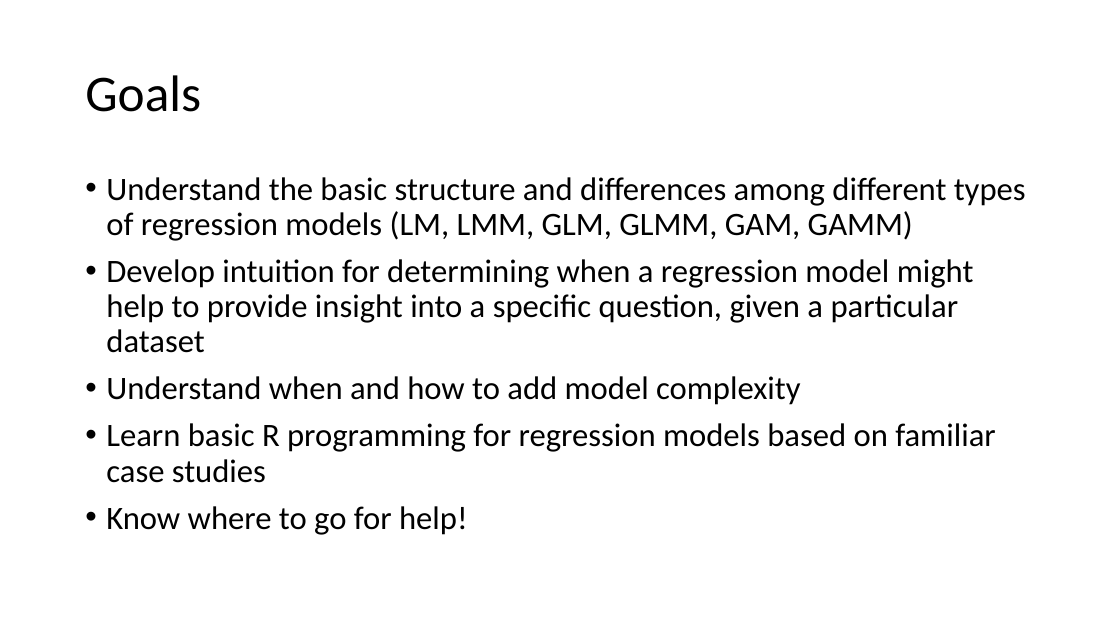
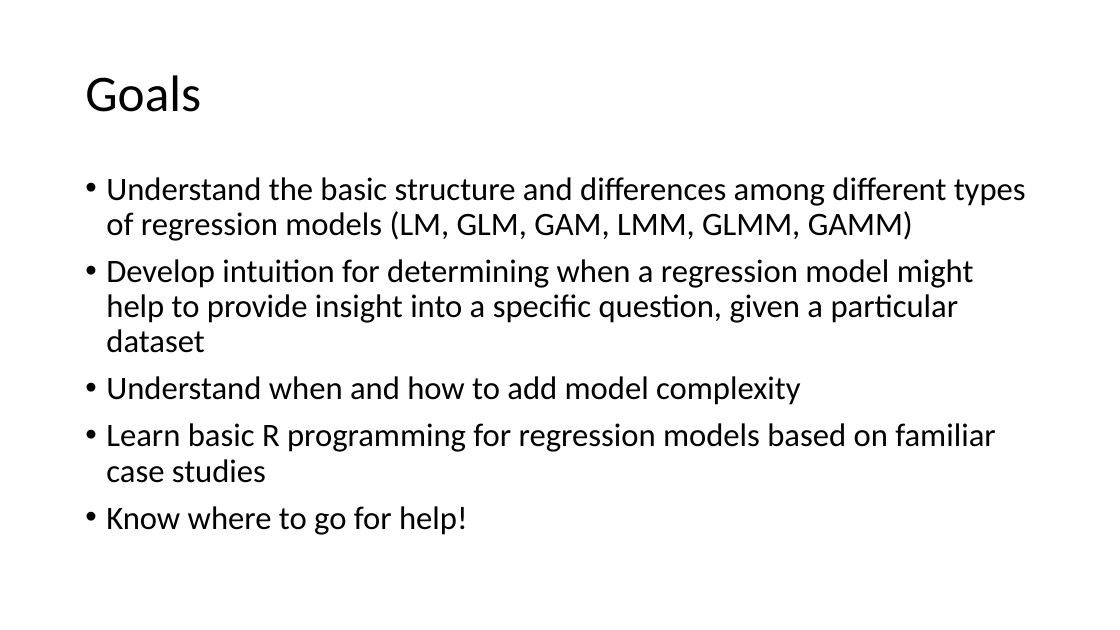
Before and after one commit to ELaBrecque-MMC/RegressionModelOverview, a slide deck: slide 2 of Notes/RegressionModelOverview.pptx. Drawn at 1120x630 pixels with LibreOffice and Linux fonts; fonts in the diff are those of the drawing. Boxes give left, top, right and bottom in pixels: in the first picture for what was removed or moved away, otherwise in the second. Text is boxed around its words. In the diff, an @@ line names an element or a change of style, - is before the commit and + after.

Commit message:
Adding Figures folder. Finished text for LMM. Moved all mixed model stuff to the end. Began intro slide for GLM.

```diff
--- a/Notes/RegressionModelOverview.pptx
+++ b/Notes/RegressionModelOverview.pptx
@@ text at box(106, 177, 1026, 241): text changed @@
-• Understand the basic structure and differences among different types of regression models (LM, LMM, GLM, GLMM, GAM, GAMM)
+• Understand the basic structure and differences among different types of regression models (LM, GLM, GAM, LMM, GLMM, GAMM)
```
Also in this commit, not shown: 3 other slides changed, 5 slides added, 1 other file.
